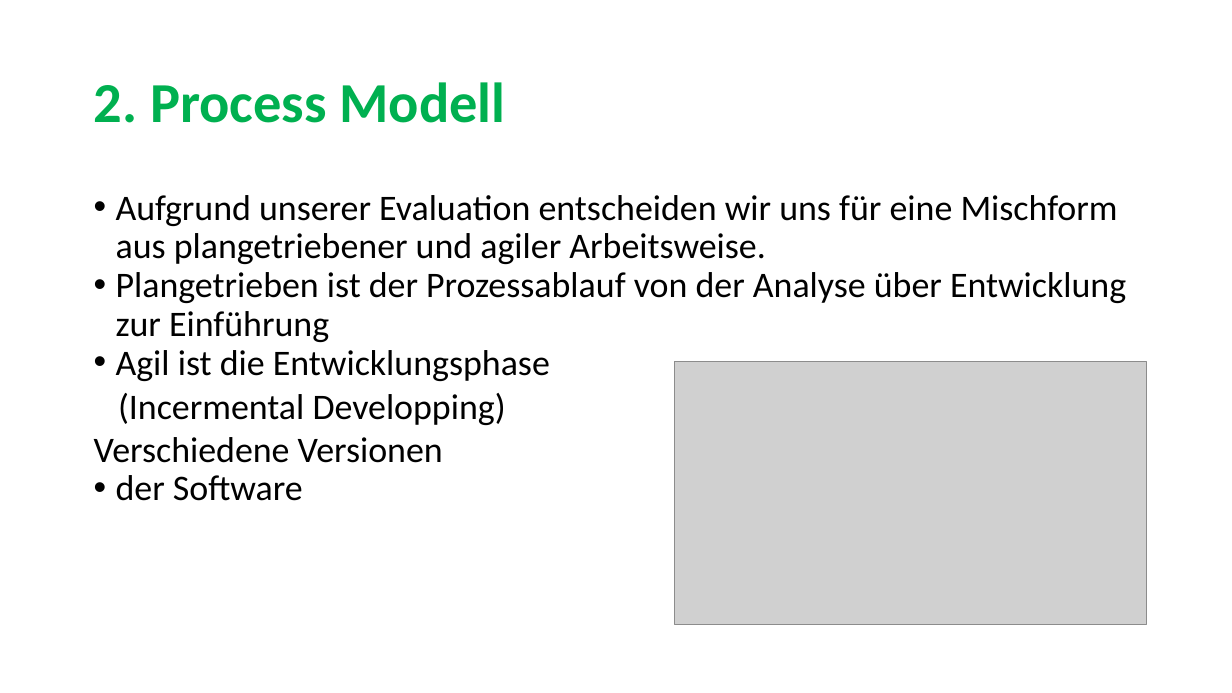
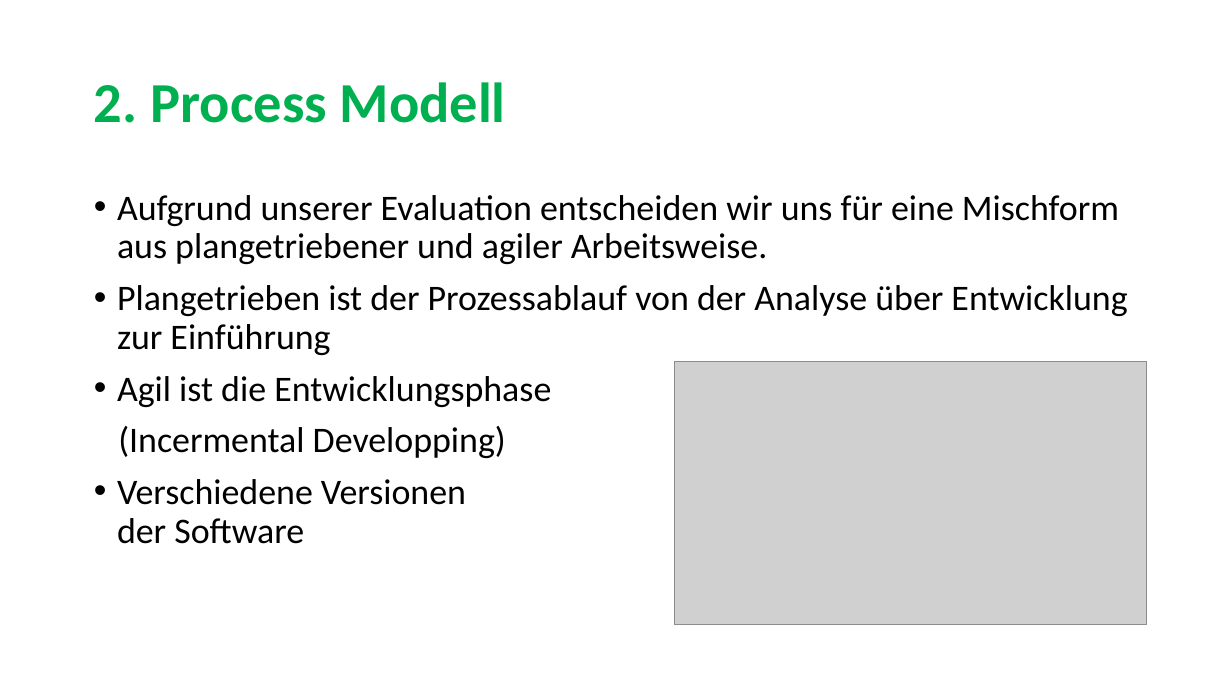
Before and after one commit to sarahmele/ch.bfh.btx8081.w2015.green, a slide deck: slide 4 of doc/task02/Task2.pptx. Drawn at 1232x693 pixels with LibreOffice and Linux fonts; fonts in the diff are those of the drawing; grey boxes stand for pictures. Boxes give left, top, right and bottom in pixels: in the first picture for what was removed or moved away, otherwise in the second. Text is boxed around its words. In the diff, an @@ line names an element or a change of style, - is before the commit and + after.

```diff
--- a/doc/task02/Task2.pptx
+++ b/doc/task02/Task2.pptx
@@ text at (x1=117, y1=195, x2=1127, y2=458): indent changed; more space between paragraphs; line spacing 1 to 0.9 @@
@@ text at (x1=117, y1=479, x2=466, y2=544): text changed @@
-Verschiedene Versionen
-• der Software
+• Verschiedene Versionen
+  der Software
```
Also in this commit, not shown: 6 other slides changed.
